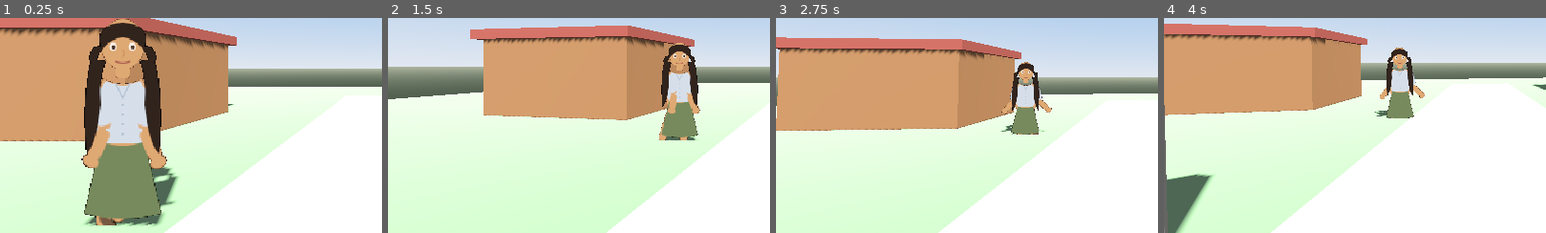
Above: before the commit, frames 1-4 (left to right).
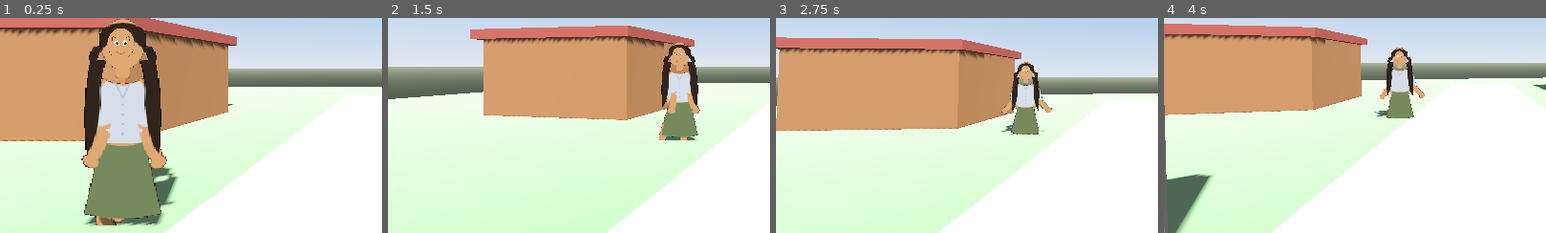
Above: after the commit, the same moments.

Repository: Fred4R/paperdoll-25d
Game: Godot game, scene res://scenes/main.tscn
Same seed, same stepped clock (60 frames per second), same inputs: the game is played once before the commit and once after it.
Inputs (mouse positions are % of the whole screen's width and height, from its top left):
- Up to frame 1 (0.25 s): no input
- Up to frame 2 (1.5 s): tap Enter at 0.5 s; move the mouse to (55, 50) at 0.52 s; hold W (move_forward) from 0.53 s (still down); tap 1 (cycle_hair) at 0.6 s; move the mouse to (45, 50) at 1.27 s; tap 3 (cycle_pants) at 1.35 s
- Up to frame 3 (2.75 s): keep holding W (move_forward); move the mouse to (52, 48) at 2.02 s; tap 2 (cycle_shirt) at 2.1 s
- Up to frame 4 (4 s): keep holding W (move_forward); move the mouse to (49, 52) at 2.77 s; tap E (interact) at 2.85 s; move the mouse to (57, 51) at 3.52 s; tap 1 (cycle_hair) at 3.6 s
The pictures show only the part of the screen within x 0-50%, y 38-88%; the shares and areas given below are measured in that part.

The runs differ from the first frame. In frame 1, 0.5% of the frame differs, in the area x 28-36%, y 4-22%; in frame 2, 0.1%; in frame 3, less than 0.1%; in frame 4, less than 0.1%.

Commit message:
Give the face its own 256 billboard and update the slice spec.
The body cut-out stays 128 by 192. Side and back are not in this commit.

Diff:
--- /dev/null
+++ b/assets/paperdoll/front/face_f_calm_hero.svg
@@ -0,0 +1,11 @@
+<svg xmlns="http://www.w3.org/2000/svg" width="256" height="256" viewBox="0 0 256 256">
+  <ellipse cx="128" cy="128" rx="78" ry="90" fill="#c4865a"/>
+  <path d="M78 108 Q70 78 96 92" fill="none" stroke="#3a2a22" stroke-width="4" stroke-linecap="round"/>
+  <path d="M178 108 Q186 78 160 92" fill="none" stroke="#3a2a22" stroke-width="4" stroke-linecap="round"/>
+  <ellipse cx="104" cy="124" rx="14" ry="16" fill="#f4e2d2"/>
+  <ellipse cx="152" cy="124" rx="14" ry="16" fill="#f4e2d2"/>
+  <ellipse cx="106" cy="126" rx="7" ry="8" fill="#3a2a22"/>
+  <ellipse cx="154" cy="126" rx="7" ry="8" fill="#3a2a22"/>
+  <path d="M128 138 Q134 156 128 160" fill="none" stroke="#a86b48" stroke-width="3" stroke-linecap="round"/>
+  <path d="M108 182 Q128 186 148 182" fill="none" stroke="#8d4e42" stroke-width="4" stroke-linecap="round"/>
+</svg>
--- /dev/null
+++ b/assets/paperdoll/front/face_f_hero.svg
@@ -0,0 +1,11 @@
+<svg xmlns="http://www.w3.org/2000/svg" width="256" height="256" viewBox="0 0 256 256">
+  <ellipse cx="128" cy="128" rx="78" ry="90" fill="#c4865a"/>
+  <path d="M78 108 Q70 78 96 92" fill="none" stroke="#3a2a22" stroke-width="4" stroke-linecap="round"/>
+  <path d="M178 108 Q186 78 160 92" fill="none" stroke="#3a2a22" stroke-width="4" stroke-linecap="round"/>
+  <ellipse cx="104" cy="124" rx="14" ry="16" fill="#f4e2d2"/>
+  <ellipse cx="152" cy="124" rx="14" ry="16" fill="#f4e2d2"/>
+  <ellipse cx="106" cy="126" rx="7" ry="8" fill="#3a2a22"/>
+  <ellipse cx="154" cy="126" rx="7" ry="8" fill="#3a2a22"/>
+  <path d="M128 138 Q134 156 128 160" fill="none" stroke="#a86b48" stroke-width="3" stroke-linecap="round"/>
+  <path d="M104 176 Q128 196 152 176" fill="none" stroke="#8d4e42" stroke-width="4" stroke-linecap="round"/>
+</svg>
--- /dev/null
+++ b/assets/paperdoll/front/face_m_hero.svg
@@ -0,0 +1,11 @@
+<svg xmlns="http://www.w3.org/2000/svg" width="256" height="256" viewBox="0 0 256 256">
+  <ellipse cx="128" cy="132" rx="74" ry="86" fill="#d2a07a"/>
+  <path d="M76 112 Q72 82 98 96" fill="none" stroke="#3a2a22" stroke-width="4" stroke-linecap="round"/>
+  <path d="M180 112 Q184 82 158 96" fill="none" stroke="#3a2a22" stroke-width="4" stroke-linecap="round"/>
+  <ellipse cx="104" cy="128" rx="12" ry="14" fill="#f4e2d2"/>
+  <ellipse cx="152" cy="128" rx="12" ry="14" fill="#f4e2d2"/>
+  <ellipse cx="106" cy="130" rx="6" ry="7" fill="#3a2a22"/>
+  <ellipse cx="154" cy="130" rx="6" ry="7" fill="#3a2a22"/>
+  <path d="M128 146 L128 164" fill="none" stroke="#a86b48" stroke-width="3" stroke-linecap="round"/>
+  <path d="M110 180 Q128 188 146 180" fill="none" stroke="#8d4e42" stroke-width="3.5" stroke-linecap="round"/>
+</svg>
--- a/scenes/character_3d.tscn
+++ b/scenes/character_3d.tscn
@@ -1,7 +1,8 @@
-[gd_scene load_steps=4 format=3 uid="uid://bchar25d01"]
+[gd_scene load_steps=5 format=3 uid="uid://bchar25d01"]
 
 [ext_resource type="Script" path="res://scripts/character_3d.gd" id="1_script"]
 [ext_resource type="PackedScene" path="res://scenes/paperdoll.tscn" id="2_doll"]
+[ext_resource type="Texture2D" path="res://assets/paperdoll/front/face_f_hero.svg" id="3_face"]
 
 [sub_resource type="CapsuleShape3D" id="CapsuleShape3D_1"]
 radius = 0.28
@@ -36,6 +37,26 @@
 alpha_scissor_threshold = 0.2
 texture_filter = 0
 
+[node name="FaceViewport" type="SubViewport" parent="."]
+disable_3d = true
+transparent_bg = true
+size = Vector2i(256, 256)
+render_target_update_mode = 4
+handle_input_locally = false
+
+[node name="Face" type="Sprite2D" parent="FaceViewport"]
+position = Vector2(128, 128)
+texture = ExtResource("3_face")
+
+[node name="FaceBillboard" type="Sprite3D" parent="Sprite3D"]
+transform = Transform3D(1, 0, 0, 0, 1, 0, 0, 0, 1, 0, 0.82, 0.02)
+pixel_size = 0.0017
+billboard = 2
+shaded = false
+alpha_cut = 1
+alpha_scissor_threshold = 0.1
+texture_filter = 0
+
 [node name="Head" type="Node3D" parent="."]
 transform = Transform3D(1, 0, 0, 0, 1, 0, 0, 0, 1, 0, 1.55, 0)
 
--- a/scripts/character_3d.gd
+++ b/scripts/character_3d.gd
@@ -15,6 +15,8 @@
 @export var schedule_wait: float = 3.5
 
 @onready var sprite: Sprite3D = $Sprite3D
+@onready var face_billboard: Sprite3D = $Sprite3D/FaceBillboard
+@onready var face_viewport: SubViewport = $FaceViewport
 @onready var viewport: SubViewport = $SubViewport
 @onready var paperdoll: Node2D = $SubViewport/Paperdoll
 @onready var head: Node3D = $Head
@@ -36,6 +38,7 @@
 		paperdoll.set_look(hair_style, shirt_style, pants_style, female)
 	if is_player:
 		sprite.layers = 2
+		face_billboard.layers = 2
 		camera.current = true
 		camera.cull_mask = camera.cull_mask & ~2
 		Input.mouse_mode = Input.MOUSE_MODE_CAPTURED
@@ -46,6 +49,7 @@
 
 func _bind_viewport() -> void:
 	sprite.texture = viewport.get_texture()
+	face_billboard.texture = face_viewport.get_texture()
 
 func set_schedule(points: Array) -> void:
 	_schedule.clear()
--- a/scripts/paperdoll.gd
+++ b/scripts/paperdoll.gd
@@ -161,8 +161,8 @@
 
 func set_clip_locked(locked: bool) -> void:
 	_clip_locked = locked
-	if not locked and female and eyes:
-		eyes.texture = load(FACE_FEMALE)
+	if not locked and female:
+		_set_hero_face(true)
 
 func apply_pose(pose: Dictionary) -> void:
 	for pivot_name in pose.keys():
@@ -172,9 +172,8 @@
 		var pivot := get_node_or_null(path) as Node2D
 		if pivot:
 			pivot.rotation = float(pose[pivot_name])
-	if pose.has("face") and female and eyes:
-		var smile := float(pose["face"]) >= 0.5
-		eyes.texture = load("res://assets/paperdoll/front/face_f.svg" if smile else "res://assets/paperdoll/front/face_f_calm.svg")
+	if pose.has("face") and female:
+		_set_hero_face(float(pose["face"]) >= 0.5)
 
 func _swing(pivot: Node2D, angle: float) -> void:
 	if pivot:
@@ -195,7 +194,8 @@
 	if hair:
 		hair.texture = load(_hairs()[hair_i])
 	if eyes:
-		eyes.texture = load(FACE_FEMALE if female else FACE_MALE)
+		eyes.visible = false
+	_set_hero_face(true)
 	if shirt:
 		shirt.texture = load(SHIRT_FRONT_F if female else SHIRT_FRONT_M)
 		shirt.modulate = Color.WHITE
@@ -244,6 +244,15 @@
 		var sleeve_size := sleeve.texture.get_size()
 		sleeve.offset = Vector2(-sleeve_size.x * 0.5, 0)
 
+func _set_hero_face(smile: bool) -> void:
+	var face := get_node_or_null("../../FaceViewport/Face") as Sprite2D
+	if face == null:
+		return
+	if female:
+		face.texture = load("res://assets/paperdoll/front/face_f_hero.svg" if smile else "res://assets/paperdoll/front/face_f_calm_hero.svg")
+	else:
+		face.texture = load("res://assets/paperdoll/front/face_m_hero.svg")
+
 func _half(sprite: Sprite2D, top: bool) -> float:
 	var size := sprite.texture.get_size()
 	var mid := size.y * 0.5
Not shown, changed: SLICE.md
